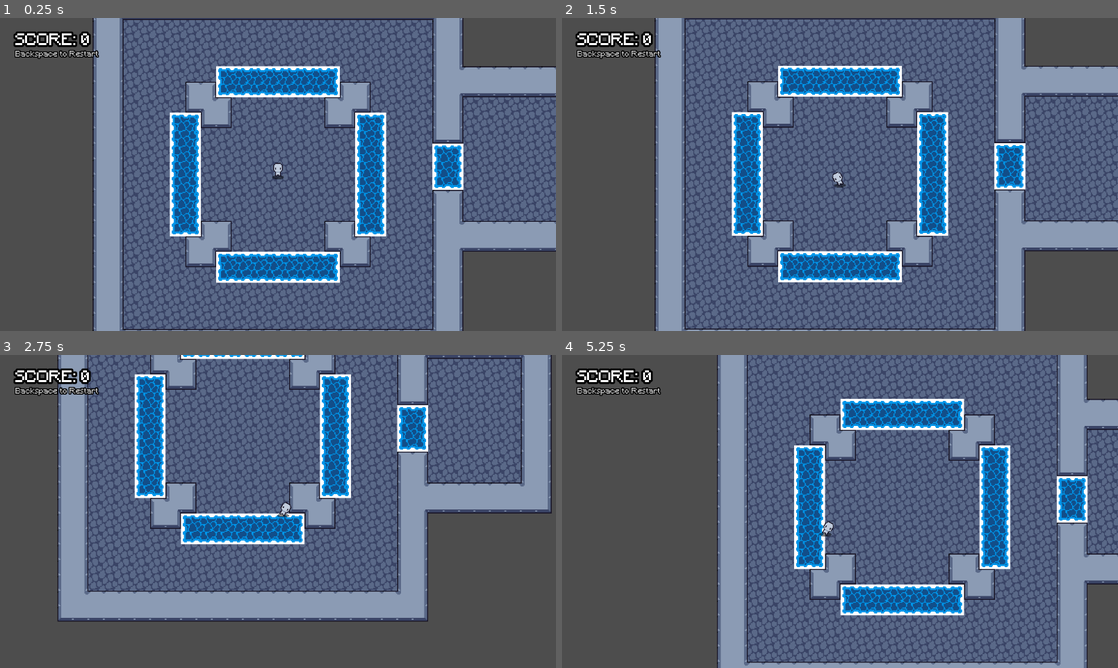
Above: before the commit, frames 1-4 (two rows, left to right).
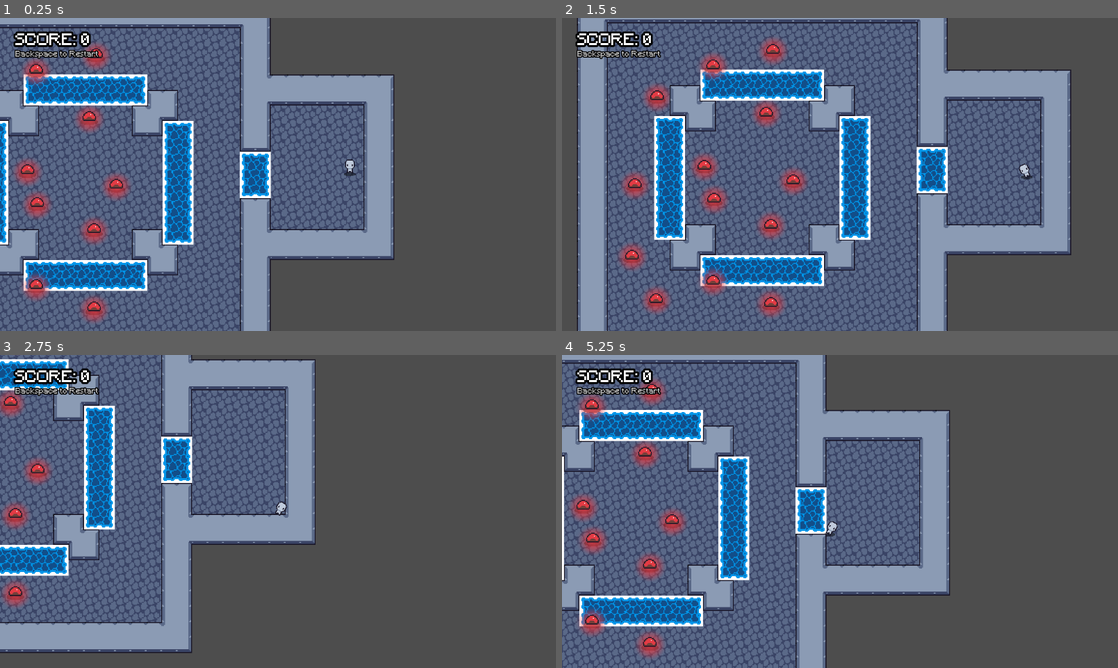
Above: after the commit, the same moments.

Repository: Atlinx/sgj-f2023
Game: Godot game, scene res://scenes/main.tscn
Same seed, same stepped clock (60 frames per second), same inputs: the game is played once before the commit and once after it.
Inputs (mouse positions are in pixels of both pictures, inside the frame that each line leads up to):
- Up to frame 1 (0.25 s): no input
- Up to frame 2 (1.5 s): move the mouse to (962, 158) at 0.52 s; hold D (p1_right) 0.53-1.28 s; tap Space (p1_fire) at 0.6 s; move the mouse to (728, 190) at 1.27 s; hold S (p1_down) from 1.28 s (still down); tap Backspace at 1.35 s
- Up to frame 3 (2.75 s): move the mouse to (333, 442) at 2.02 s; release S (p1_down) at 2.03 s; hold D (p1_right) from 2.03 s (still down); hold 1 from 2.03 s (still down)
- Up to frame 4 (5.25 s): move the mouse to (812, 574) at 2.77 s; release D (p1_right) at 2.78 s; release 1 at 2.78 s; hold W (p1_up) 2.78-3.53 s; tap 2 at 2.85 s; move the mouse to (1006, 558) at 3.52 s; hold A (p1_left) 3.53-5.03 s; tap Space (p1_fire) at 3.6 s; move the mouse to (673, 464) at 4.27 s; tap Backspace at 4.35 s; move the mouse to (867, 511) at 5.02 s; hold S (p1_down) from 5.03 s (still down); hold 1 from 5.03 s (still down)

The runs differ from the first frame. In frame 1, 80% of the frame differs, in the area x 0-100%, y 0-100%; in frame 2, 71%; in frame 3, 69%; in frame 4, 87%.

Commit message:
add slime

Diff:
--- a/scenes/main.tscn
+++ b/scenes/main.tscn
@@ -24,6 +24,45 @@
 
 [node name="Main" type="Node"]
 
+[node name="Slime" parent="." instance=ExtResource("3_ojb2m")]
+position = Vector2(-36, -122)
+
+[node name="Slime2" parent="." instance=ExtResource("3_ojb2m")]
+position = Vector2(-45, -18)
+
+[node name="Slime3" parent="." instance=ExtResource("3_ojb2m")]
+position = Vector2(-36, 101)
+
+[node name="Slime4" parent="." instance=ExtResource("3_ojb2m")]
+position = Vector2(-117, 1)
+
+[node name="Slime8" parent="." instance=ExtResource("3_ojb2m")]
+position = Vector2(19, -73)
+
+[node name="Slime9" parent="." instance=ExtResource("3_ojb2m")]
+position = Vector2(47, -3)
+
+[node name="Slime10" parent="." instance=ExtResource("3_ojb2m")]
+position = Vector2(24, 43)
+
+[node name="Slime11" parent="." instance=ExtResource("3_ojb2m")]
+position = Vector2(24, 124)
+
+[node name="Slime12" parent="." instance=ExtResource("3_ojb2m")]
+position = Vector2(-120, 75)
+
+[node name="Slime13" parent="." instance=ExtResource("3_ojb2m")]
+position = Vector2(26, -138)
+
+[node name="Slime5" parent="." instance=ExtResource("3_ojb2m")]
+position = Vector2(-35, 16)
+
+[node name="Slime6" parent="." instance=ExtResource("3_ojb2m")]
+position = Vector2(-94, -90)
+
+[node name="Slime7" parent="." instance=ExtResource("3_ojb2m")]
+position = Vector2(-95, 120)
+
 [node name="World" type="Node2D" parent="."]
 
 [node name="Level" type="TileMap" parent="World" groups=["wall"]]
@@ -42,6 +81,7 @@
 script = ExtResource("2_dek5y")
 
 [node name="Player" parent="World/Level" instance=ExtResource("1_l1gen")]
+position = Vector2(274, -12)
 
 [node name="GameManager" type="Node" parent="." node_paths=PackedStringArray("score_label")]
 script = ExtResource("4_0g5c8")
@@ -51,7 +91,7 @@
 script = ExtResource("6_t8xrf")
 special_slime = Array[PackedScene]([ExtResource("6_f03vk")])
 enemy_prefabs = Array[PackedScene]([ExtResource("3_ojb2m")])
-enemy_amount = Vector2i(1, 2)
+enemy_amount = Vector2i(1, 1)
 spawn_interval = Vector2i(5, 10)
 tile_map = NodePath("../World/Level")
 game_manager = NodePath("../GameManager")
--- a/scenes/slime.tscn
+++ b/scenes/slime.tscn
@@ -30,7 +30,7 @@
 collision_mask = 17
 
 [node name="Visuals" type="Node2D" parent="."]
-position = Vector2(0, -0.0117063)
+position = Vector2(0, -0.268479)
 
 [node name="Sprite2D" type="Sprite2D" parent="Visuals"]
 position = Vector2(0, -4)
@@ -47,6 +47,7 @@
 collision_mask = 33
 
 [node name="CollisionShape2D" type="CollisionShape2D" parent="DetectionArea2D"]
+scale = Vector2(0.5, 0.5)
 shape = SubResource("CircleShape2D_h8j63")
 debug_color = Color(0.701961, 0, 0, 0.419608)
 
--- a/scripts/enemy_spawner.gd
+++ b/scripts/enemy_spawner.gd
@@ -50,15 +50,15 @@
 			enemy_health.death.connect(_on_enemy_death)
 
 	# special slime
-		var random_cells_special = _get_random_cells(enemy_count)
-		for i in range(enemy_count):
-			var special_slime_index = randi() % special_slime.size()
-			var special_slime_enemy = special_slime[special_slime_index]
-			var special_slime_inst: Node2D = special_slime_enemy.instantiate()
-			special_slime_inst.global_position = tile_map.to_global(tile_map.map_to_local(random_cells_special[i]))
-			add_child(special_slime_inst)
-			var special_slime_health = special_slime_inst.get_node("Health")
-			special_slime_health.death.connect(_on_enemy_death)
+#		var random_cells_special = _get_random_cells(enemy_count)
+#		for i in range(enemy_count):
+#			var special_slime_index = randi() % special_slime.size()
+#			var special_slime_enemy = special_slime[special_slime_index]
+#			var special_slime_inst: Node2D = special_slime_enemy.instantiate()
+#			special_slime_inst.global_position = tile_map.to_global(tile_map.map_to_local(random_cells_special[i]))
+#			add_child(special_slime_inst)
+#			var special_slime_health = special_slime_inst.get_node("Health")
+#			special_slime_health.death.connect(_on_enemy_death)
 
 	else:
 		_spawn_timer -= delta
Not shown, changed: scripts/.DS_Store
